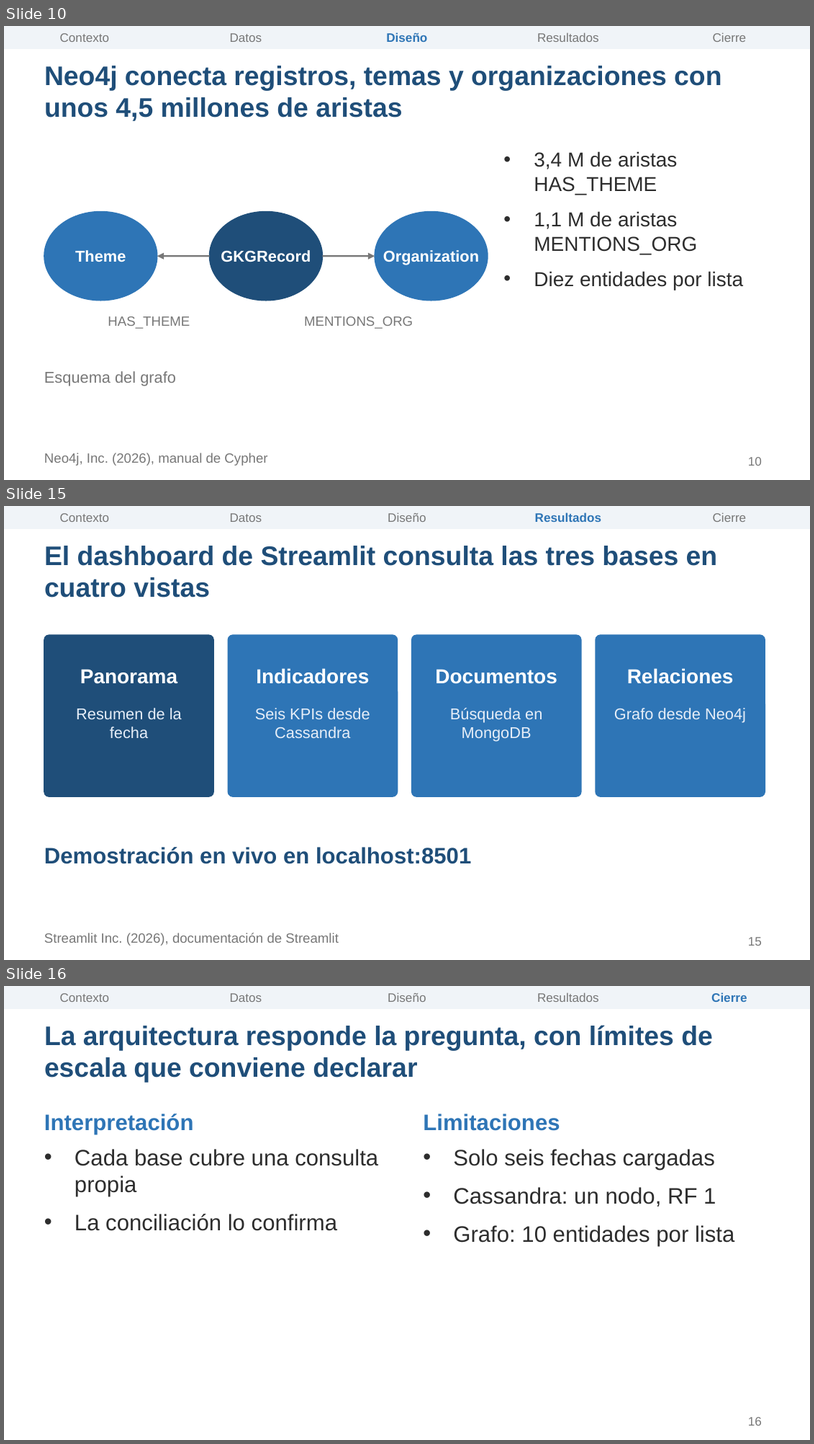
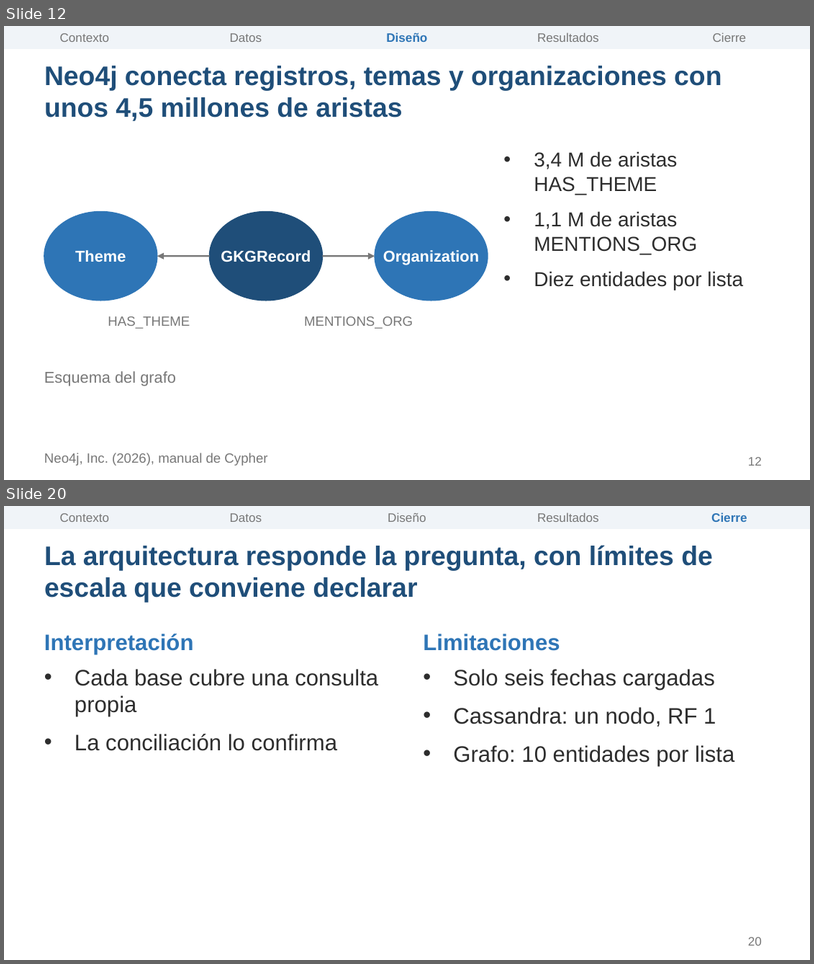
Before and after one commit to KarolayTamayoH/global-news-intelligence, a slide deck: docs/presentacion/global_news_intelligence.pptx. Shown one above the other, each under a label of ours: slides 10, 15 and 16 before the commit, slides 12 and 20 after it; the slides between them are not shown. The pictures are 814x1444 and 814x964 pixels, drawn with LibreOffice and Linux fonts; fonts in the diff are those of the drawing. Boxes give left, top, right and bottom in pixels: in the first picture for what was removed or moved away, otherwise in the second. Text is boxed around its words. In the diff, an @@ line names an element or a change of style, - is before the commit and + after.

```diff
--- a/docs/presentacion/global_news_intelligence.pptx
+++ b/docs/presentacion/global_news_intelligence.pptx
@@ slide 15 removed at (4, 506, 810, 960), background #FFFFFF @@
@@ rectangle removed at (4, 506, 810, 528) @@
@@ text removed at (60, 513, 110, 522) @@
-Contexto
@@ text removed at (230, 513, 262, 522) @@
-Datos
@@ text removed at (388, 512, 426, 522) @@
-Diseño
@@ text removed at (535, 512, 602, 522) @@
-Resultados
@@ text removed at (713, 512, 747, 522) @@
-Cierre
@@ title removed at (44, 546, 718, 597) @@
-El dashboard de Streamlit consulta las tres bases en cuatro vistas
@@ rounded rectangle removed at (44, 635, 214, 796) @@
@@ rounded rectangle removed at (228, 635, 398, 796) @@
@@ rounded rectangle removed at (412, 635, 581, 796) @@
@@ rounded rectangle removed at (596, 635, 765, 796) @@
@@ text removed at (80, 669, 178, 684) @@
-Panorama
@@ text removed at (256, 668, 369, 684) @@
-Indicadores
@@ text removed at (435, 669, 557, 684) @@
-Documentos
@@ text removed at (628, 668, 734, 684) @@
-Relaciones
@@ text removed at (76, 708, 182, 738) @@
-Resumen de la fecha
@@ text removed at (255, 708, 370, 738) @@
-Seis KPIs desde Cassandra
@@ text removed at (450, 708, 543, 741) @@
-Búsqueda en MongoDB
@@ text removed at (615, 708, 746, 722) @@
-Grafo desde Neo4j
@@ text removed at (44, 847, 471, 864) @@
-Demostración en vivo en localhost:8501
@@ text removed at (44, 932, 339, 945) @@
-Streamlit Inc. (2026), documentación de Streamlit
@@ page number removed at (748, 937, 762, 945) @@
-15
@@ what was slide 10 is now slide 12 @@
@@ page number at (748, 457, 762, 465): text changed @@
-10
+12
@@ what was slide 16 is now slide 20 @@
@@ page number at (748, 937, 762, 945): text changed @@
-16
+20
```
Also in this commit, not shown: 10 slides changed, 6 slides added, 3 other files.
